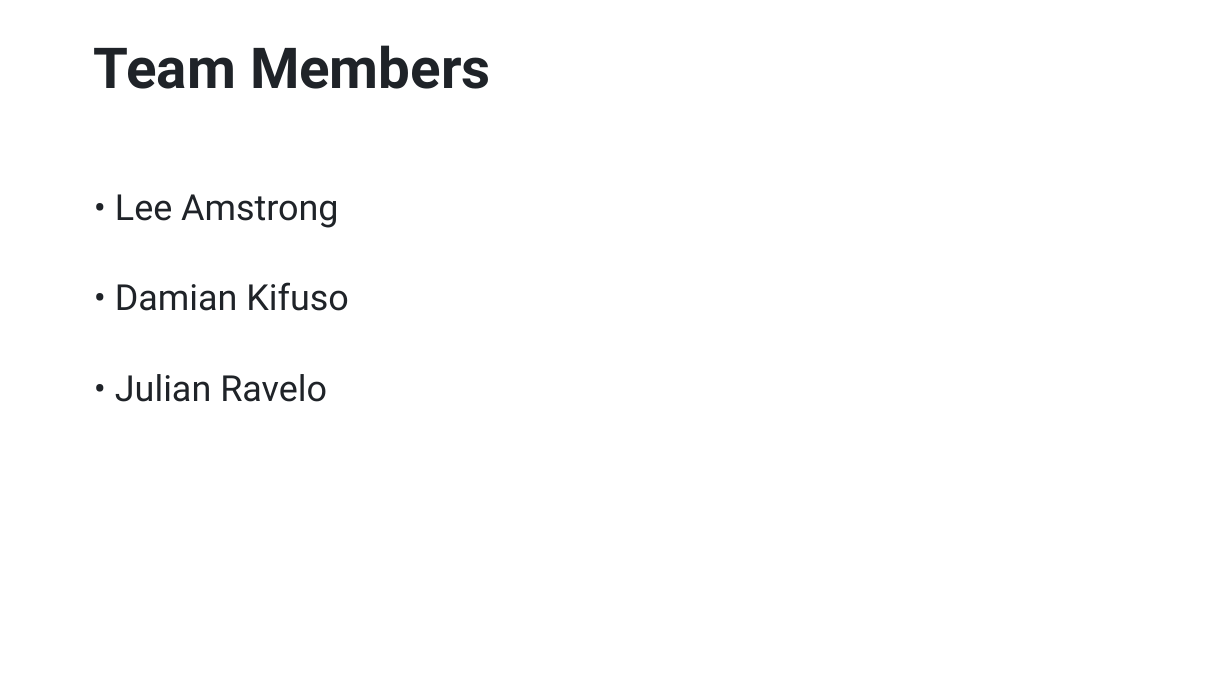
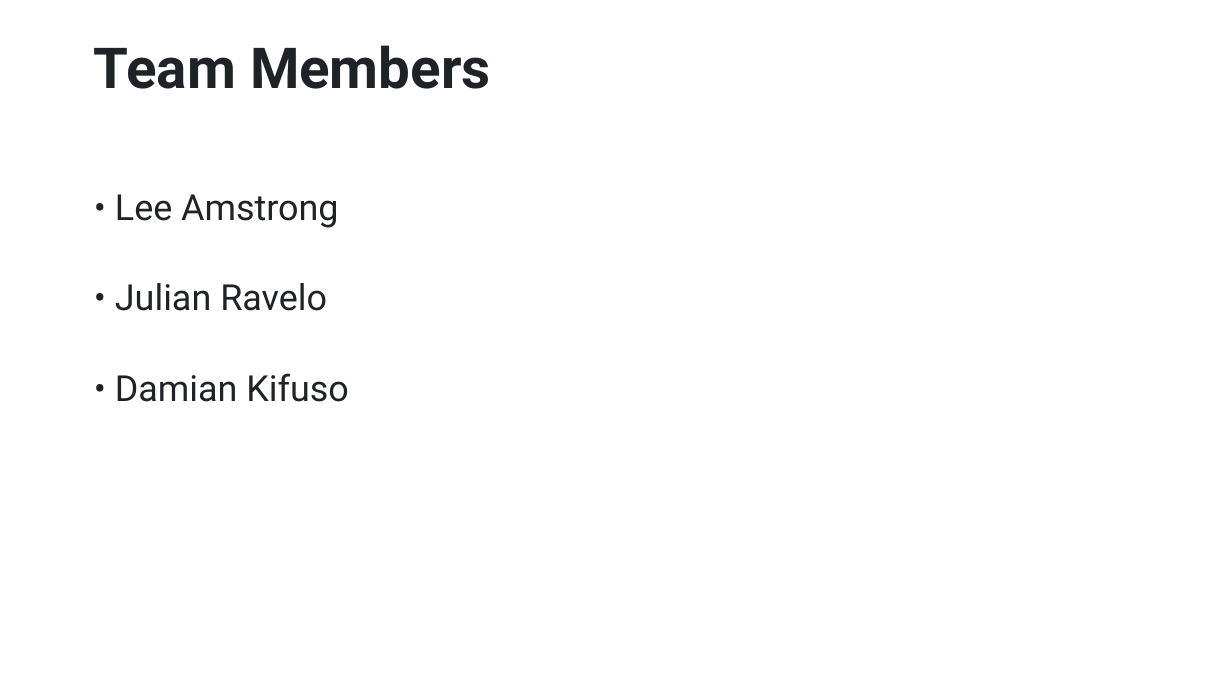
Before and after one commit to leedavidarmstrong/project-one, a slide deck: slide 2 of Characterisation_of_Uber_usage.pptx. Drawn at 1232x693 pixels with LibreOffice and Linux fonts; fonts in the diff are those of the drawing. Boxes give left, top, right and bottom in pixels: in the first picture for what was removed or moved away, otherwise in the second. Text is boxed around its words. In the diff, an @@ line names an element or a change of style, - is before the commit and + after.

```diff
--- a/Characterisation_of_Uber_usage.pptx
+++ b/Characterisation_of_Uber_usage.pptx
@@ text at bbox=[115, 283, 327, 311]: paragraph added @@
+• Julian Ravelo
@@ text at bbox=[115, 374, 327, 402]: paragraph removed @@
-• Julian Ravelo
```
Also in this commit, not shown: 1 other slide changed, 33 slides added.
